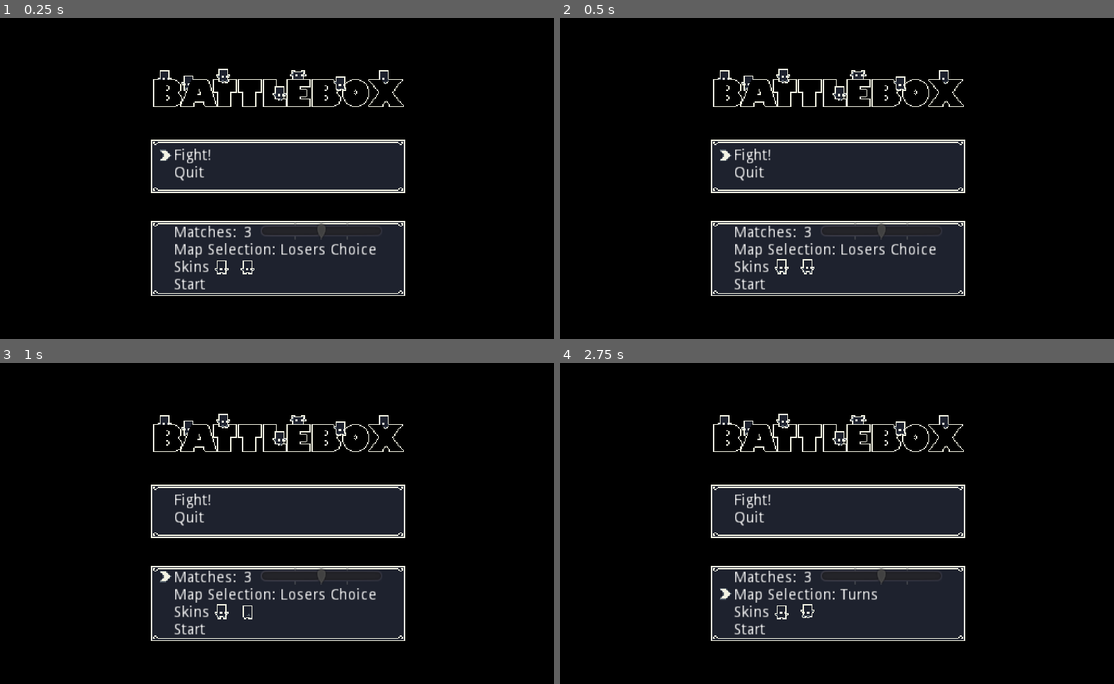
Above: before the commit, frames 1-4 (two rows, left to right).
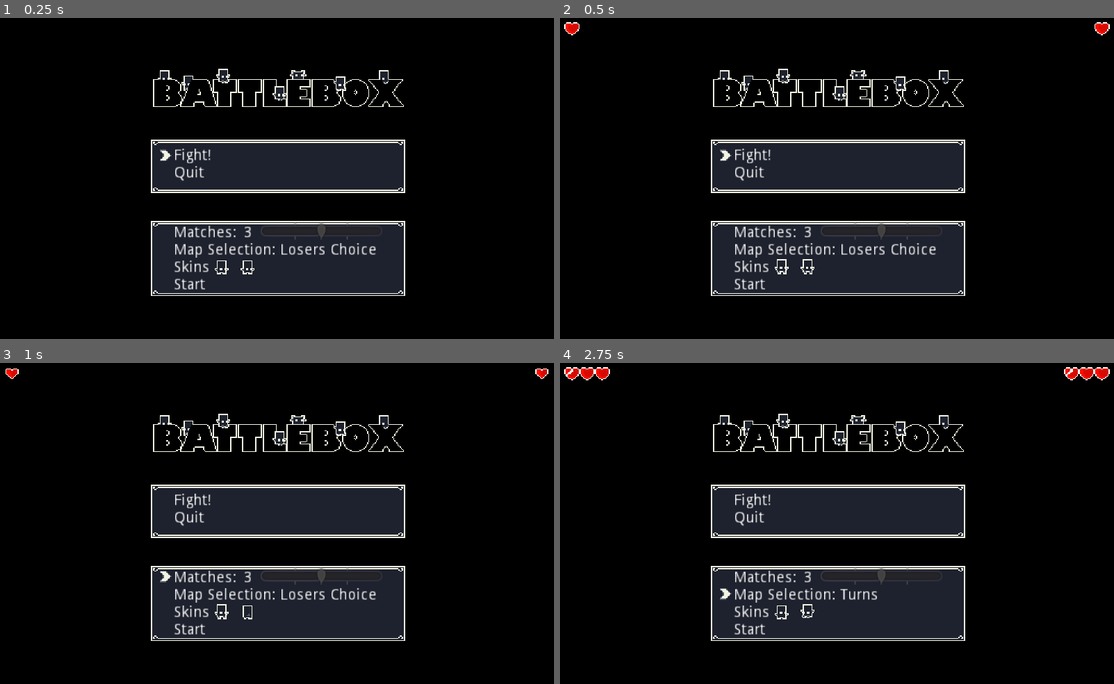
Above: after the commit, the same moments.

Repository: mocsarcade/BattleBox
Game: Godot game, scene res://Menus/MainMenu.tscn
Same seed, same stepped clock (60 frames per second), same inputs: the game is played once before the commit and once after it.
Inputs:
- Up to frame 1 (0.25 s): no input
- Up to frame 2 (0.5 s): no input
- Up to frame 3 (1 s): tap Enter at 0.5 s; hold D (ui2_right) from 0.53 s (still down); tap R (ui2_dive) at 0.6 s; tap Q (ui2_jump) at 0.77 s
- Up to frame 4 (2.75 s): tap E (ui2_slash) at 1.35 s; tap Q (ui2_jump) at 1.52 s; tap Space at 2 s; release D (ui2_right) at 2.03 s; hold A (ui2_left) from 2.03 s (still down); tap Backspace at 2.1 s

Frame 1 is identical in both runs. In frame 2, 0.2% of the frame differs, in the area x 0-100%, y 1-6%; in frame 3, 0.1%; in frame 4, 0.5%.

Commit message:
Add label for declaring winner of a match

Diff:
--- a/Menus/RoundManager.gd
+++ b/Menus/RoundManager.gd
@@ -118,6 +118,7 @@
 	is_active = true
 	selecting_text[choosing_player].visible = true
 
+onready var winner_label = $WinLabel
 func _on_Player_dead(player_num : int):
 	# Change wins num
 	var winning_player = 1 - player_num
@@ -127,10 +128,11 @@
 		Constants.SELECTION_TYPES.WINNERS_PICK:
 			choosing_player = winning_player
 		Constants.SELECTION_TYPES.TURNS:
-			print(choosing_player, "-", NUM_PLAYERS)
 			choosing_player = wrapi(choosing_player + 1, 0, NUM_PLAYERS)
-			print(choosing_player)
+	winner_label.visible = true
+	winner_label.text = "Player " + str(winning_player+1) + " wins!"
 	yield(get_tree().create_timer(4), "timeout")
+	winner_label.visible = false
 	end_level(winning_player)
 
 func end_level(winning_player):
--- a/Menus/RoundManager.tscn
+++ b/Menus/RoundManager.tscn
@@ -30,7 +30,6 @@
 suspended = true
 
 [node name="Player1Selecting" type="Label" parent="."]
-visible = false
 anchor_left = 0.5
 anchor_right = 0.5
 margin_left = -248.0
@@ -131,6 +130,19 @@
 player2 = NodePath("../Player2")
 
 [node name="Tween" type="Tween" parent="."]
+
+[node name="WinLabel" type="Label" parent="."]
+anchor_left = 0.5
+anchor_right = 0.5
+margin_left = -144.0
+margin_bottom = 14.0
+rect_scale = Vector2( 2, 2 )
+text = "Player 1 Wins!"
+align = 1
+valign = 1
+__meta__ = {
+"_edit_use_anchors_": false
+}
 [connection signal="dead" from="Player" to="." method="_on_Player_dead" binds= [ 0 ]]
 [connection signal="dead" from="Player2" to="." method="_on_Player_dead" binds= [ 1 ]]
 [connection signal="tween_all_completed" from="Tween" to="." method="spawn_players_in"]
--- a/gui/gui.tscn
+++ b/gui/gui.tscn
@@ -15,14 +15,12 @@
 script = ExtResource( 8 )
 
 [node name="Player1" parent="." instance=ExtResource( 1 )]
-visible = false
 
 [node name="Player2" parent="." instance=ExtResource( 1 )]
-visible = false
 anchor_left = 1.0
 anchor_right = 1.0
-margin_left = -80.0
-margin_right = -40.0
+margin_left = -96.0
+margin_right = -54.0
 fill_mode = 1
 
 [node name="DialogBox" type="NinePatchRect" parent="."]
Not shown, changed: todo.txt
